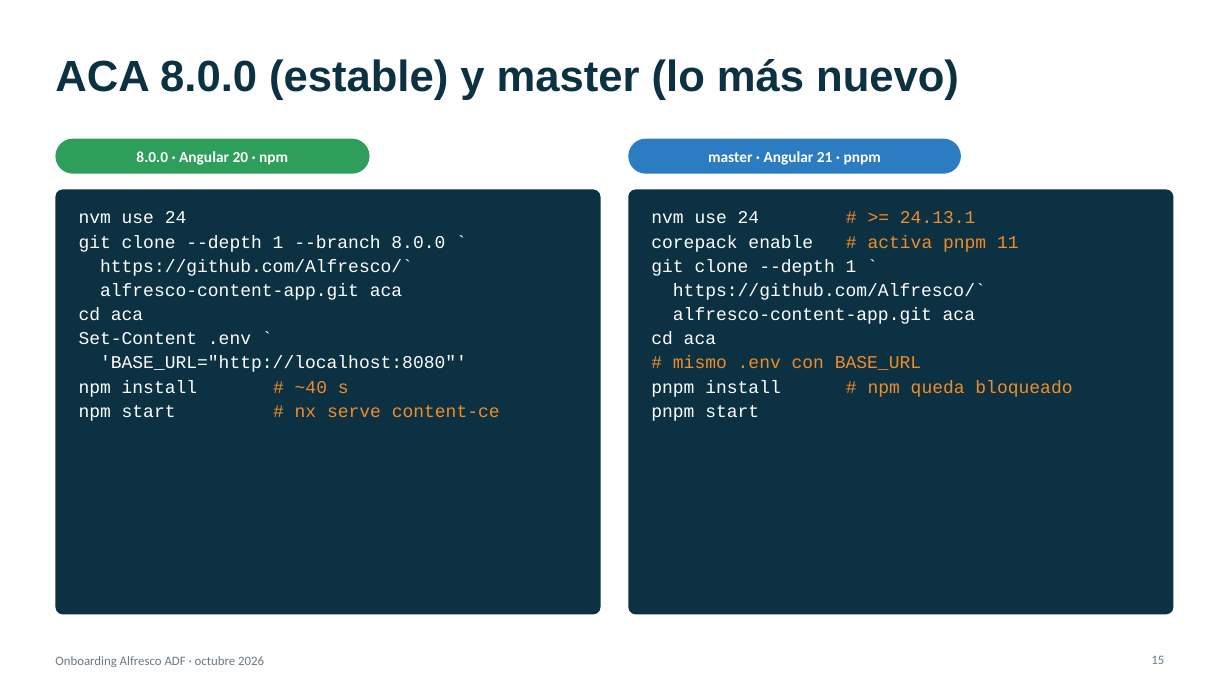
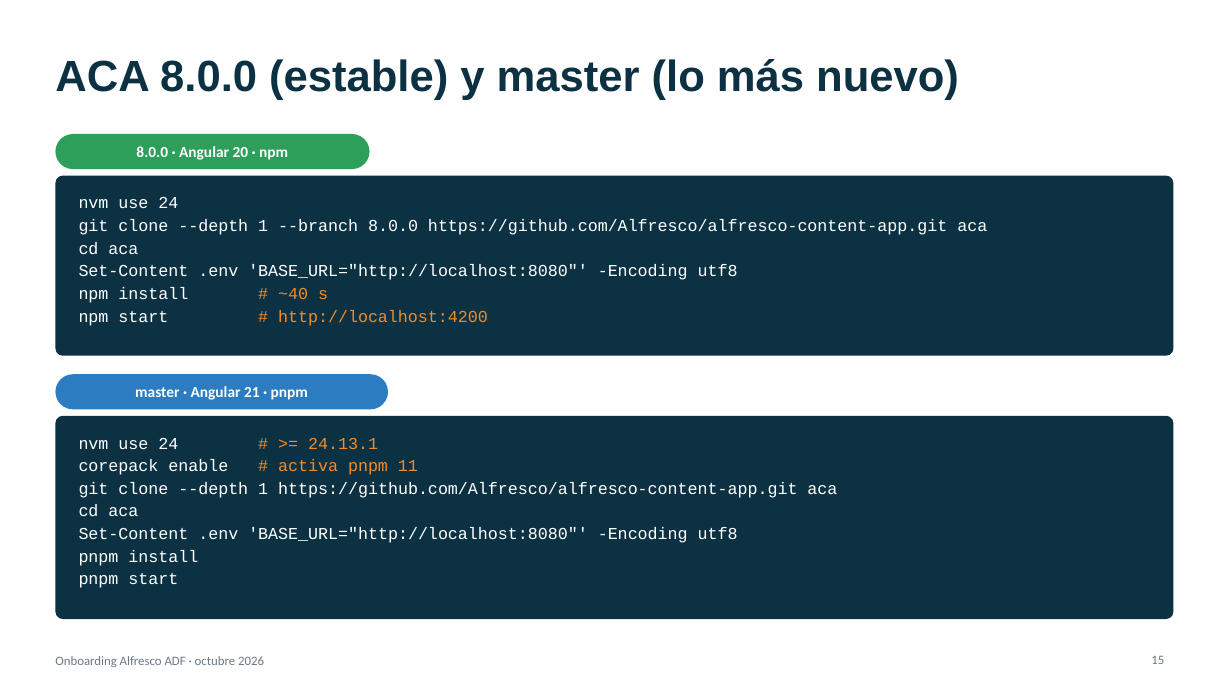
Before and after one commit to renzoqamao/alfresco-adf-onboarding, a slide deck: slide 15 of docs/onboarding-adf.pptx. Drawn at 1232x693 pixels with LibreOffice and Linux fonts; fonts in the diff are those of the drawing. Boxes give left, top, right and bottom in pixels: in the first picture for what was removed or moved away, otherwise in the second. Text is boxed around its words. In the diff, an @@ line names an element or a change of style, - is before the commit and + after.

```diff
--- a/docs/onboarding-adf.pptx
+++ b/docs/onboarding-adf.pptx
@@ text "8.0.0 · Angular 20 · ...": place and size @@
-text "8.0.0 · Angular 20 · ..." at (136,151,288,165)
+text "8.0.0 · Angular 20 · ..." at (136,146,288,160)
@@ rounded rectangle: place and size @@
-rounded rectangle at (55,139,370,174)
+rounded rectangle at (55,134,370,169)
@@ rounded rectangle at (55,176,1174,356): proportions changed @@
@@ rounded rectangle: place and size @@
-rounded rectangle at (55,189,601,615)
+rounded rectangle at (55,176,1174,356)
@@ text at (79,197,328,303): size 14 to 13 pt in "nvm use 24", "cd aca", "npm install # ~40 s" @@
@@ text "nvm use 24": place and size @@
-text "nvm use 24" at (79,211,500,421)
+text "nvm use 24" at (79,197,987,326)
@@ text at (79,219,987,235): text changed; size 14 to 13 pt @@
-git clone --depth 1 --branch 8.0.0 `
-https://github.com/Alfresco/`
-alfresco-content-app.git aca
+git clone --depth 1 --branch 8.0.0 https://github.com/Alfresco/alfresco-content-app.git aca
@@ text at (79,264,738,280): text changed; size 14 to 13 pt @@
-Set-Content .env `
-'BASE_URL="http://localhost:8080"'
+Set-Content .env 'BASE_URL="http://localhost:8080"' -Encoding utf8
@@ text at (79,310,488,326): text changed; size 14 to 13 pt @@
-npm start # nx serve content-ce
+npm start # http://localhost:4200
@@ text "master · Angular 21 · ...": place and size @@
-text "master · Angular 21 · ..." at (708,151,881,165)
+text "master · Angular 21 · ..." at (135,386,308,400)
@@ rounded rectangle: place and size @@
-rounded rectangle at (628,139,961,174)
+rounded rectangle at (55,374,388,409)
@@ rounded rectangle: place and size @@
-rounded rectangle at (628,189,1174,615)
+rounded rectangle at (55,416,1174,619)
@@ rounded rectangle at (55,416,1174,619): proportions changed @@
@@ text at (79,438,418,588): size 14 to 13 pt in "nvm use 24 # >= 24.13.1", "corepack enable # activa pnpm 11", "cd aca", "pnpm start" @@
@@ text "nvm use 24 # >= ...": place and size @@
-text "nvm use 24 # >= ..." at (651,211,1072,421)
+text "nvm use 24 # >= ..." at (79,438,837,588)
@@ text at (79,482,837,498): text changed; size 14 to 13 pt @@
-git clone --depth 1 `
-https://github.com/Alfresco/`
-alfresco-content-app.git aca
+git clone --depth 1 https://github.com/Alfresco/alfresco-content-app.git aca
@@ text at (79,527,738,566): text changed; size 14 to 13 pt; text colour #F28C28 to #FFFFFF @@
-# mismo .env con BASE_URL
-pnpm install # npm queda bloqueado
+Set-Content .env 'BASE_URL="http://localhost:8080"' -Encoding utf8
+pnpm install
```
Also in this commit, not shown: 11 other slides changed, 3 slides added, 2 slides removed, 4 other files.
